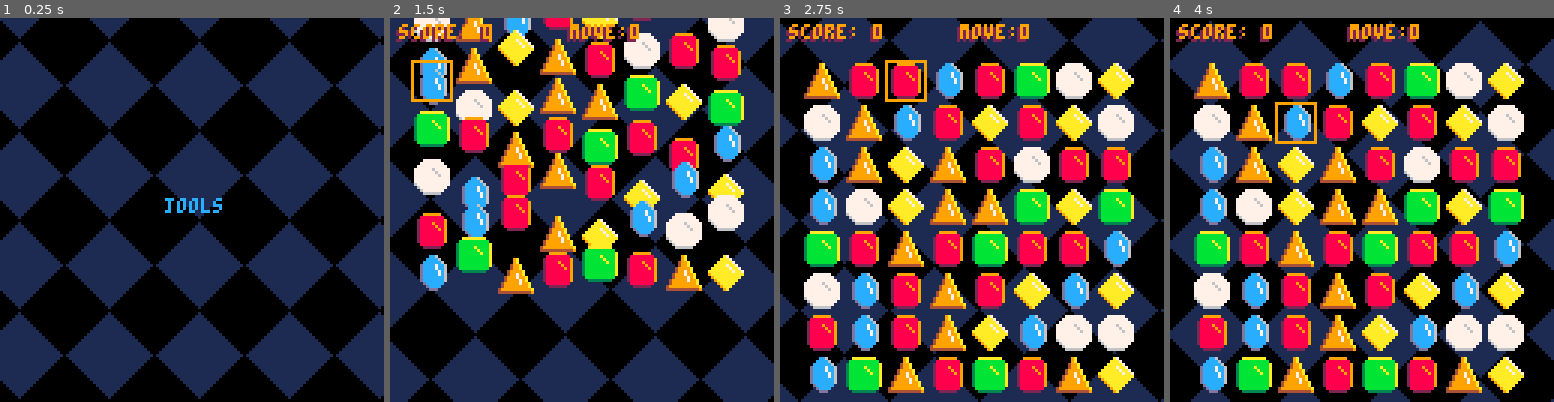
Above: before the commit, frames 1-4 (left to right).
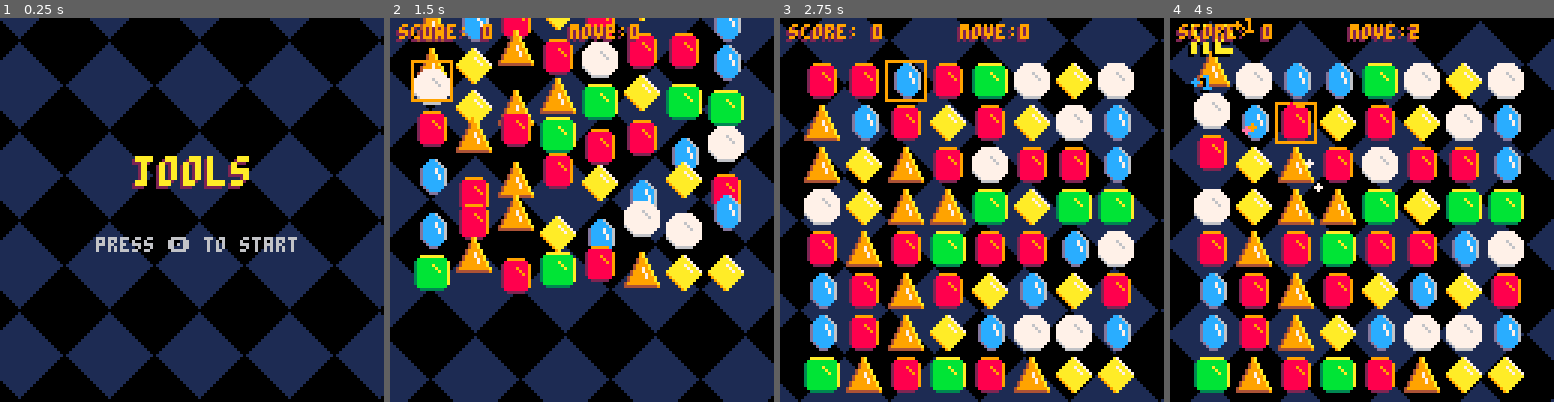
Above: after the commit, the same moments.

Repository: LuosRestil/pico8
Game: PICO-8 cartridge match3/match3.p8
Same seed, same stepped clock (60 frames per second), same inputs: the game is played once before the commit and once after it.
Inputs:
- Up to frame 1 (0.25 s): no input
- Up to frame 2 (1.5 s): tap O (Z key) at 0.7 s
- Up to frame 3 (2.75 s): hold Right 1.6-2.1 s; tap O (Z key) at 1.7, 2.1, 2.5 s; hold Up 2.15-2.42 s; hold Right from 2.47 s (still down)
- Up to frame 4 (4 s): tap O (Z key) at 2.9, 3.3, 3.7 s; release Right at 3.03 s; hold Left 3.08-3.58 s; hold Down 3.63-3.97 s

The runs differ from the first frame. In frame 1, 2.7% of the frame differs, in the area x 25-78%, y 35-61%; in frame 2, 30%; in frame 3, 40%; in frame 4, 40%, in the area x 4-93%, y 0-98%.

Commit message:
basic title screen

Diff:
--- a/match3/match3.p8
+++ b/match3/match3.p8
@@ -68,19 +68,69 @@
 end
 -->8
 --start
+local drips={}
+local frame=0
+local flash=true
+local flashrate=20
+
 function init_start()
 
 end
 
 function update_start()
+	if rnd()<0.1 then
+		spawn_drip()
+	end
+	update_drips()
 	if btnp(🅾️) then
 		state="game"
 		init_game()
 	end
+	frame+=1
+	if frame%flashrate==0 then
+		flash=not flash
+	end
 end
 
 function draw_start()
-	print("jools",55,60,12)
+	draw_drips()
+	local yoff=sin(t()/2)*4
+	printctr(
+		"jools",51+yoff,2,true,-1)
+	printctr(
+		"jools",50+yoff,10,true)
+
+	if flash then
+		printctr(
+			"press 🅾️ to start",73,6)
+	end
+end
+
+function spawn_drip()
+	local nj=new_jewel()
+	nj.x,nj.y=rnd()*120,-jsize
+	add(drips,nj)
+end
+
+function update_drips()
+	for i=#drips,1,-1 do
+		local drip=drips[i]
+		drip.dy+=gravity
+		drip.y+=drip.dy
+		if drip.y>128 then
+			deli(drips,i)
+		end
+	end
+end
+
+function draw_drips()
+	for drip in all(drips) do
+		spr(
+				drip.sprite,
+				drip.x,
+				drip.y,
+				2,2)
+	end
 end
 -->8
 --game
@@ -567,13 +617,6 @@
 --end
 -->8
 --meta
-jmeta={
- prnt=function(self)
- 	printh("spr: "..self.sprite..", offset: {"..self.offset[1]..", "..self.offset[2]..", fall:  "..self.fall..", swap: "..self.swap..", dy: "..self.dy..", destroy: "..self.destroy)
- end
-}
-jmeta.__index=jmeta
-
 function new_jewel(offset)
 	offset=offset or {0,0}
 	local nj={
@@ -584,7 +627,6 @@
 		dy=-1,
 		destroy=false
 	}
-	setmetatable(nj,jmeta)
 	return nj
 end
 
@@ -653,6 +695,23 @@
 	}
 	setmetatable(txt,txtmeta)
 	return txt
+end
+-->8
+--util
+
+function printctr(txt,y,clr,lg,offset)
+	offset=(offset~=nil) and offset or 0
+	local w=txtw(txt,lg)
+	local hflw=w/2
+	if(lg)txt="\^t\^w"..txt
+	print(txt,64+offset-hflw,y,clr)
+end
+
+function txtw(txt,lg)
+	local chrpx=#txt*3
+	local spcs=#txt-1
+	local w=chrpx+spcs
+	return lg==true and w*2 or w
 end
 -->8
 --todo
